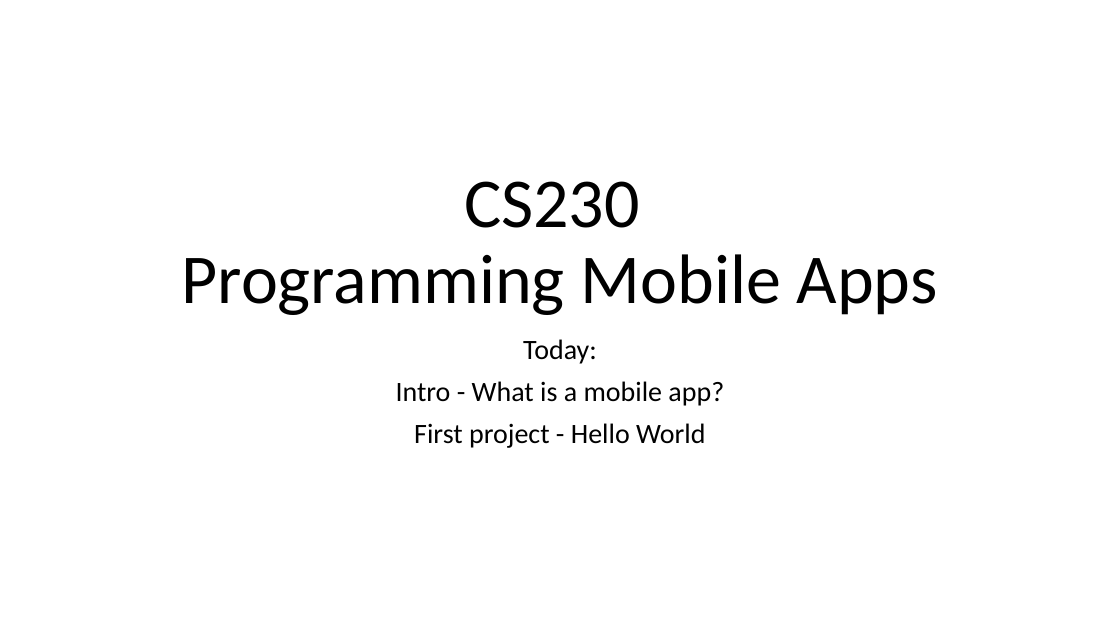
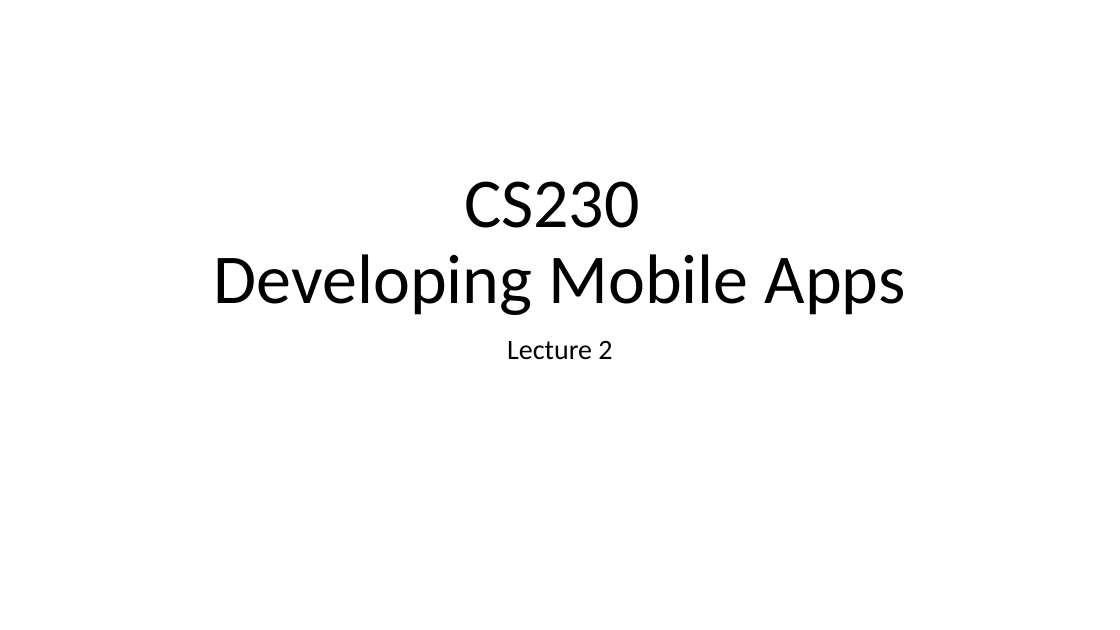
Before and after one commit to russellu/cs230, a slide deck: slide 1 of Lecture_HelloWorld.pptx. Drawn at 1120x630 pixels with LibreOffice and Linux fonts; fonts in the diff are those of the drawing. Boxes give left, top, right and bottom in pixels: in the first picture for what was removed or moved away, otherwise in the second. Text is boxed around its words. In the diff, an @@ line names an element or a change of style, - is before the commit and + after.

```diff
--- a/Lecture_HelloWorld.pptx
+++ b/Lecture_HelloWorld.pptx
@@ title at (x1=214, y1=181, x2=906, y2=315): text changed @@
-CS230
-Programming Mobile Apps
+CS230
+Developing Mobile Apps
@@ subtitle at (x1=507, y1=341, x2=612, y2=360): text changed @@
-Today:
-Intro - What is a mobile app?
-First project - Hello World
+Lecture 2
```
Also in this commit, not shown: 3 other slides changed, 13 slides added, 10 slides removed, 3 other files.
